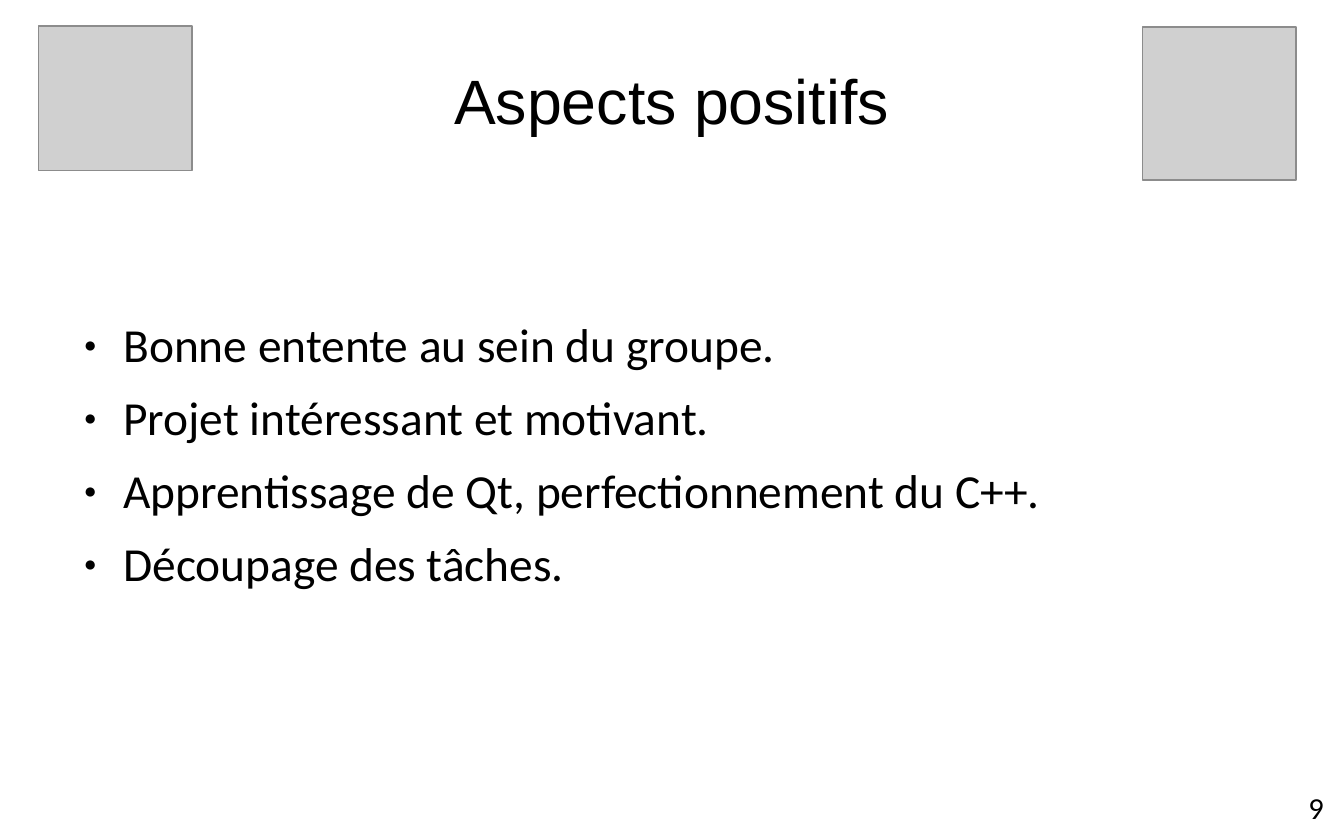
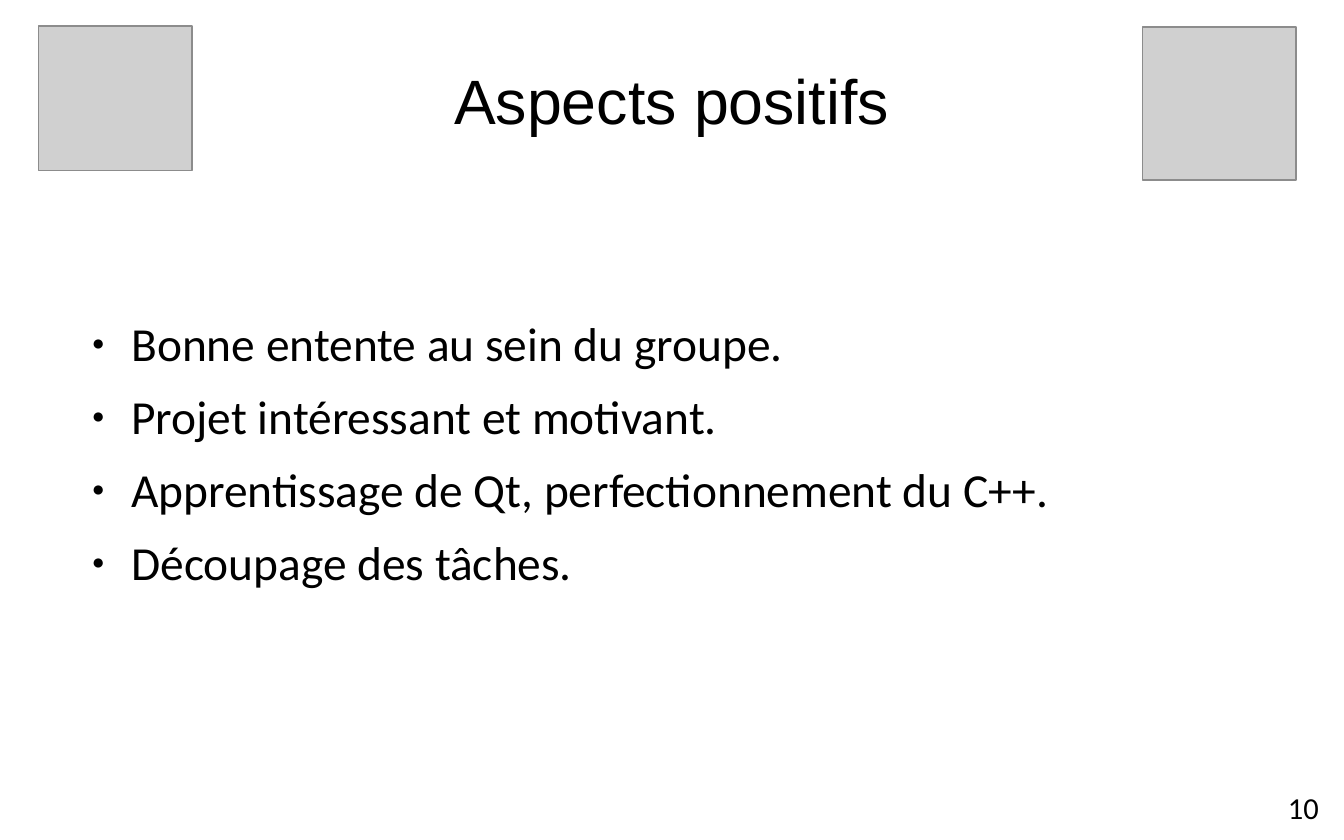
Before and after one commit to edri/ProjetChat2015, a slide deck: slide 11 of Documentation/Projet de semestre.odp (slide 10 before the commit). Drawn at 1344x840 pixels with LibreOffice and Linux fonts; fonts in the diff are those of the drawing; grey boxes stand for pictures; background and template pictures are left out. Boxes give left, top, right and bottom in pixels: in the first picture for what was removed or moved away, otherwise in the second. Text is boxed around its words. In the diff, an @@ line names an element or a change of style, - is before the commit and + after.

```diff
--- a/Documentation/Projet de semestre.odp
+++ b/Documentation/Projet de semestre.odp
@@ text "Bonne entente au sein du ...": place and size @@
-text "Bonne entente au sein du ..." at [123,329,1040,589]
+text "Bonne entente au sein du ..." at [131,328,1048,588]
@@ text added at [1288,799,1319,819], 18 pt, text #000000 @@
+10
@@ text removed at [1308,799,1323,819] @@
-9
```
Also in this commit, not shown: 10 other slides changed, 1 slide added, 11 other files.
